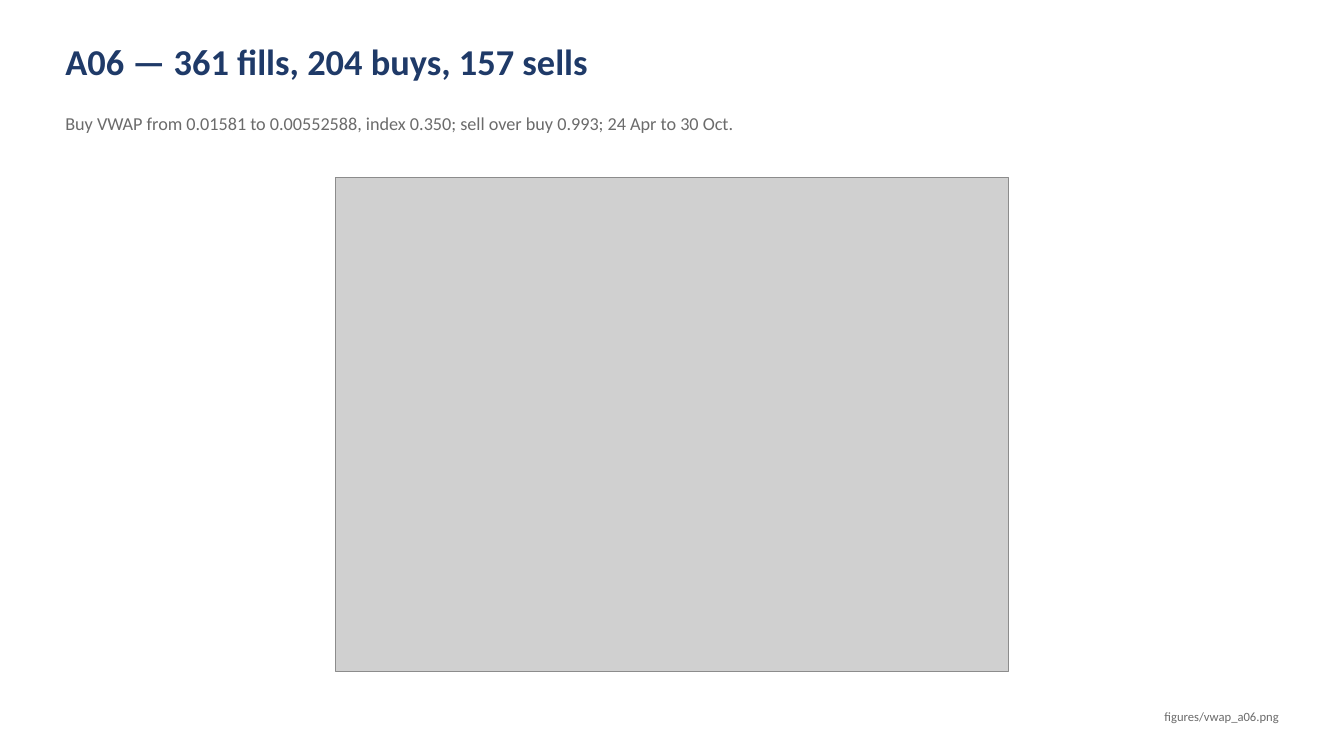
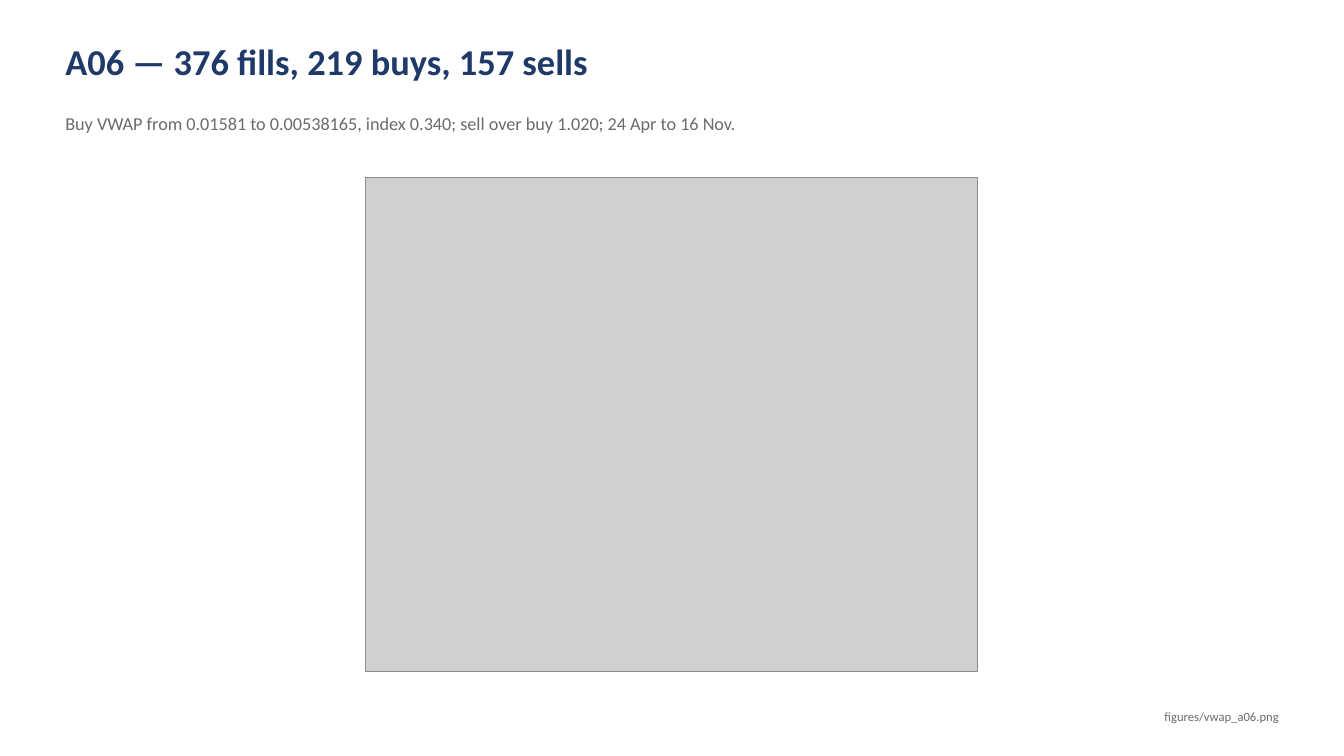
Before and after one commit to Acervator-LLC/ACERVATOR, a slide deck: slide 13 of docs/prototyping-evidence/Prototyping-Trading-Evidence.pptx. Drawn at 1344x756 pixels with LibreOffice and Linux fonts; fonts in the diff are those of the drawing; grey boxes stand for pictures. Boxes give left, top, right and bottom in pixels: in the first picture for what was removed or moved away, otherwise in the second. Text is boxed around its words. In the diff, an @@ line names an element or a change of style, - is before the commit and + after.

```diff
--- a/docs/prototyping-evidence/Prototyping-Trading-Evidence.pptx
+++ b/docs/prototyping-evidence/Prototyping-Trading-Evidence.pptx
@@ text at (x1=65, y1=49, x2=587, y2=81): text changed @@
-A06 — 361 fills, 204 buys, 157 sells
+A06 — 376 fills, 219 buys, 157 sells
@@ text at (x1=65, y1=117, x2=736, y2=133): text changed @@
-Buy VWAP from 0.01581 to 0.00552588, index 0.350; sell over buy 0.993; 24 Apr to 30 Oct.
+Buy VWAP from 0.01581 to 0.00538165, index 0.340; sell over buy 1.020; 24 Apr to 16 Nov.
@@ picture resized from (x1=336, y1=177, x2=1009, y2=671) to (x1=366, y1=177, x2=978, y2=671) @@
```
Also in this commit, not shown: 46 other slides changed, 7 other files.
